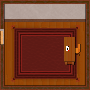
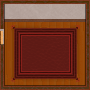
Comparing the layer stacks of the two w=90, h=90 images. Changes:
hid "Letter", painted on it over [65, 46, 70, 51]
hid "Desk" over [64, 37, 76, 65]
hid "Chair" over [71, 44, 81, 56]
